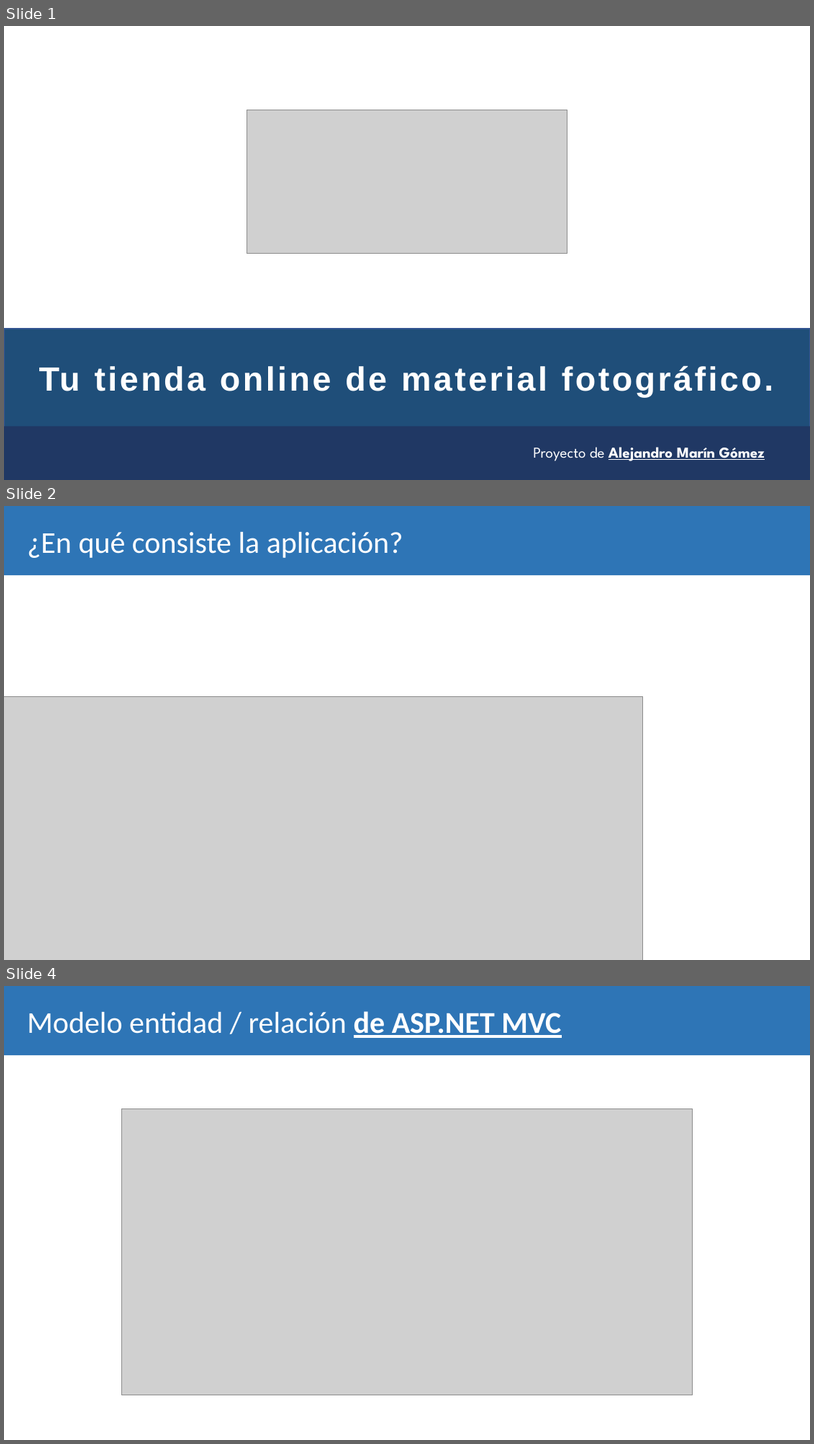
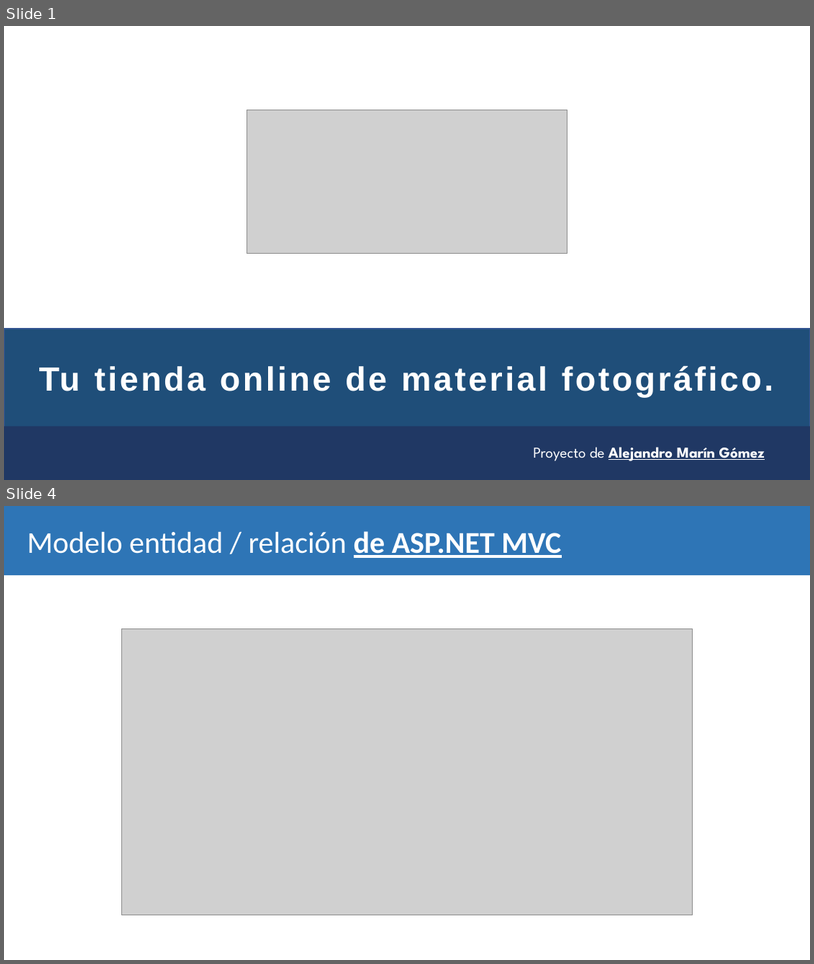
Before and after one commit to alejandromaringomez/ProyectoCameraShop, a slide deck: Camera.Shop.pptx. Shown one above the other, each under a label of ours: slides 1, 2 and 4 before the commit, slides 1 and 4 after it; the slides between them are not shown. The pictures are 814x1444 and 814x964 pixels, drawn with LibreOffice and Linux fonts; fonts in the diff are those of the drawing; grey boxes stand for pictures. Boxes give left, top, right and bottom in pixels: in the first picture for what was removed or moved away, otherwise in the second. Text is boxed around its words. In the diff, an @@ line names an element or a change of style, - is before the commit and + after.

```diff
--- a/Camera.Shop.pptx
+++ b/Camera.Shop.pptx
@@ slide 2 removed at box(4, 506, 810, 960), background #FFFFFF @@
@@ rectangle removed at box(4, 506, 810, 575) @@
@@ title removed at box(27, 532, 404, 558) @@
-¿En qué consiste la aplicación?
@@ picture removed at box(4, 697, 643, 960) @@
```
Also in this commit, not shown: 2 slides changed, 1 slide added.
